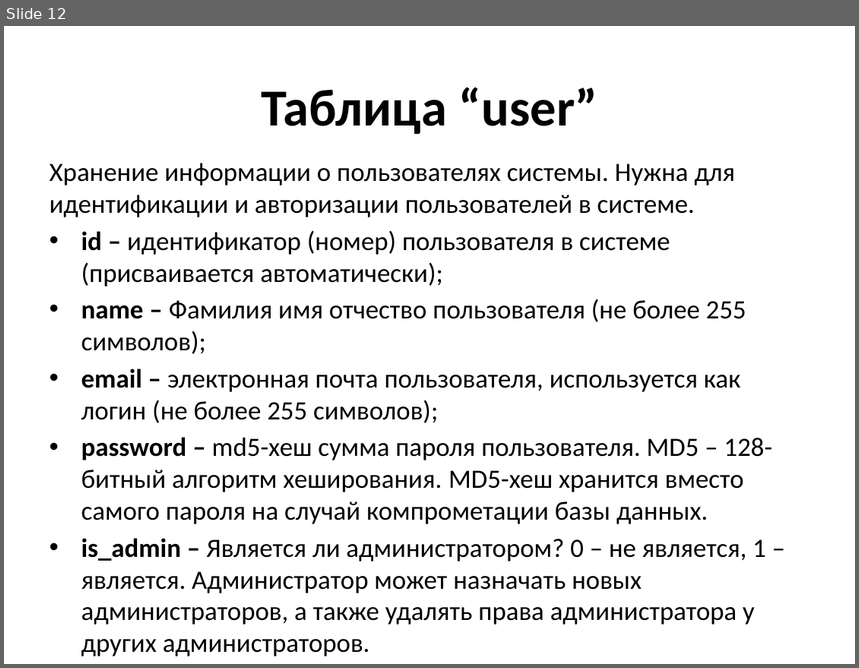
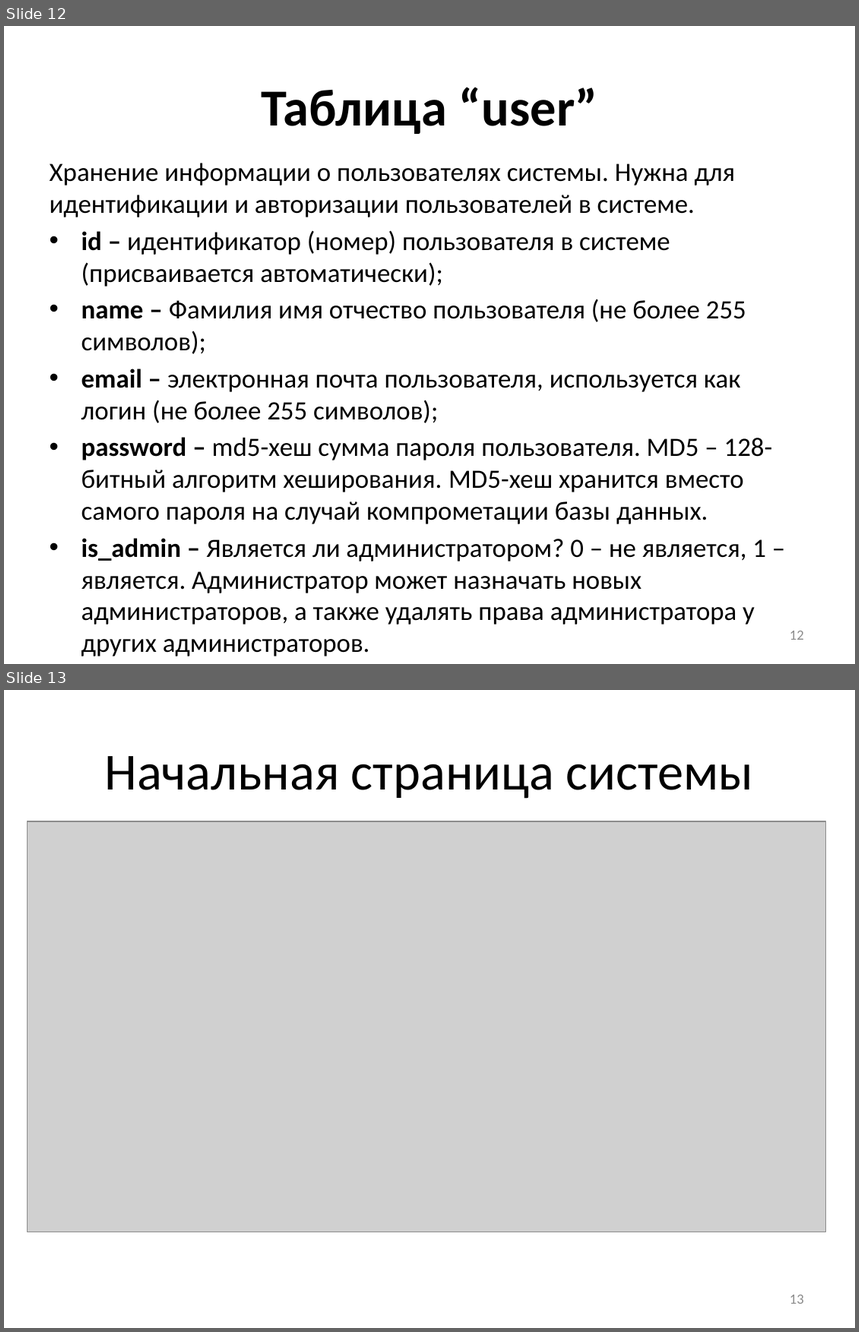
Before and after one commit to stden/diplomx, a slide deck: Кудрявцев Иван Владиславович/Презентация к диплому.pptx. Shown one above the other, each under a label of ours: slide 12 before the commit, slides 12 and 13 after it. The pictures are 859x668 and 859x1332 pixels, drawn with LibreOffice and Linux fonts; fonts in the diff are those of the drawing; grey boxes stand for pictures. Boxes give left, top, right and bottom in pixels: in the first picture for what was removed or moved away, otherwise in the second. Text is boxed around its words. In the diff, an @@ line names an element or a change of style, - is before the commit and + after.

```diff
--- a/Кудрявцев Иван Владиславович/Презентация к диплому.pptx
+++ b/Кудрявцев Иван Владиславович/Презентация к диплому.pptx
@@ slide 13 added at [4,690,855,1328], background #FFFFFF @@
@@ title added at [105,756,753,799], 44 pt, text #000000 @@
+Начальная страница системы
@@ picture added at [28,822,826,1233] @@
@@ page number added at [790,1295,804,1304], 12 pt, text #8C8C8C @@
+13
@@ slide 12 changed as well @@
@@ page number added at [790,631,804,640], 12 pt, text #8C8C8C @@
+12
```
Also in this commit, not shown: 15 other slides changed, 2 other slides added, 2 other files.
